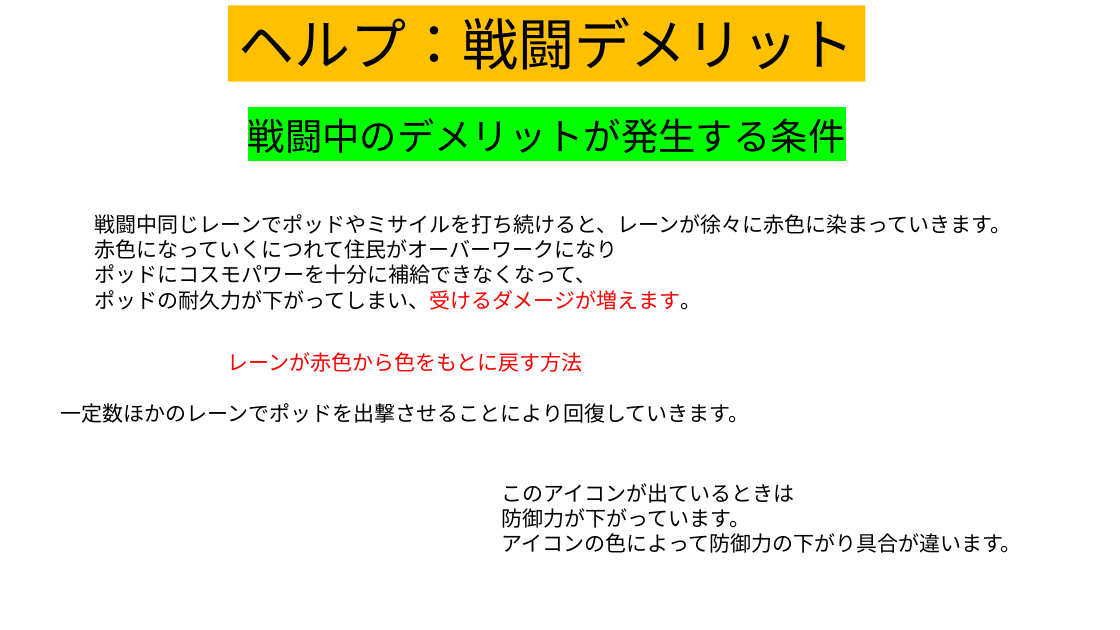
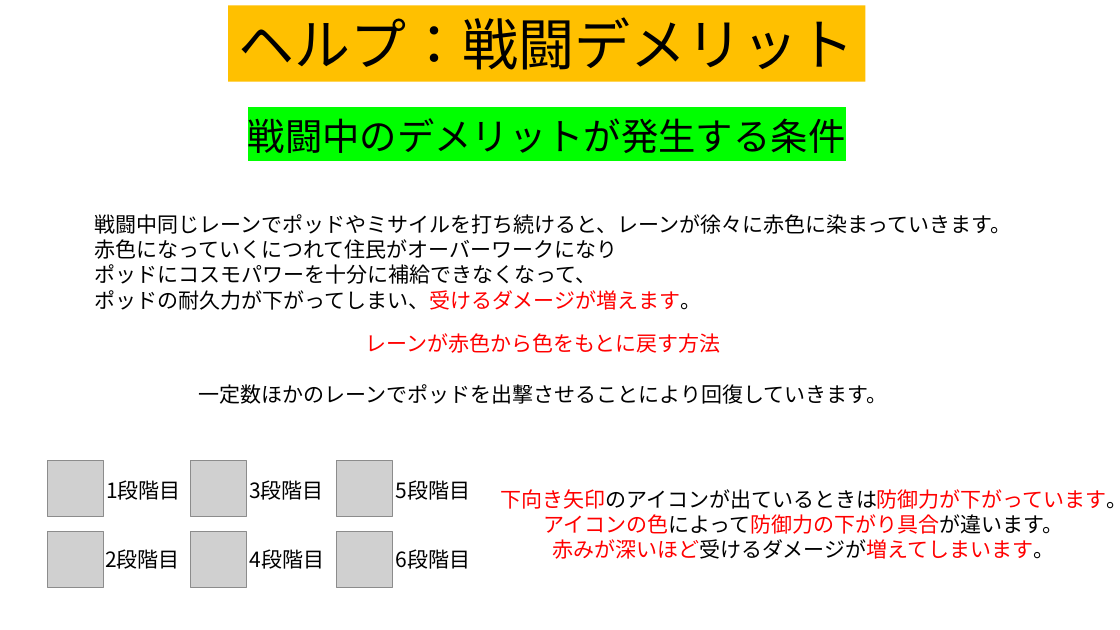
Before and after one commit to team556/team, a slide deck: slide 12 of 説明文.pptx. Drawn at 1120x630 pixels with LibreOffice and Linux fonts; fonts in the diff are those of the drawing; grey boxes stand for pictures. Boxes give left, top, right and bottom in pixels: in the first picture for what was removed or moved away, otherwise in the second. Text is boxed around its words. In the diff, an @@ line names an element or a change of style, - is before the commit and + after.

```diff
--- a/説明文.pptx
+++ b/説明文.pptx
@@ text "レーンが赤色から色をもとに戻す方法": place and size @@
-text "レーンが赤色から色をもとに戻す方法" at [61,352,750,423]
+text "レーンが赤色から色をもとに戻す方法" at [199,333,888,404]
@@ picture added at [47,460,103,517] @@
@@ picture added at [190,460,246,517] @@
@@ picture added at [336,460,392,517] @@
@@ text added at [106,480,181,500], 18 pt, text #000000 @@
+1段階目
@@ text added at [249,480,324,500], 18 pt, text #000000 @@
+3段階目
@@ text added at [396,480,471,500], 18 pt, text #000000 @@
+5段階目
@@ text at [500,489,1120,509]: text changed; text colour #000000 to #FF0000 @@
-このアイコンが出ているときは
-防御力が下がっています。
+下向き矢印のアイコンが出ているときは防御力が下がっています。
@@ picture added at [48,532,103,588] @@
@@ picture added at [190,532,246,588] @@
@@ picture added at [337,532,392,588] @@
@@ text at [543,514,1063,534]: text colour #000000 to #FF0000 in "アイコンの色によって防御力の下がり具合が違います。"; alignment left to centre @@
@@ text at [553,539,1055,559]: paragraph added @@
+赤みが深いほど受けるダメージが増えてしまいます。
@@ text added at [105,549,180,569], 18 pt, text #000000 @@
+2段階目
@@ text added at [250,549,325,569], 18 pt, text #000000 @@
+4段階目
@@ text added at [396,549,471,569], 18 pt, text #000000 @@
+6段階目
```
Also in this commit, not shown: 1 other slide changed, 1 slide added.
